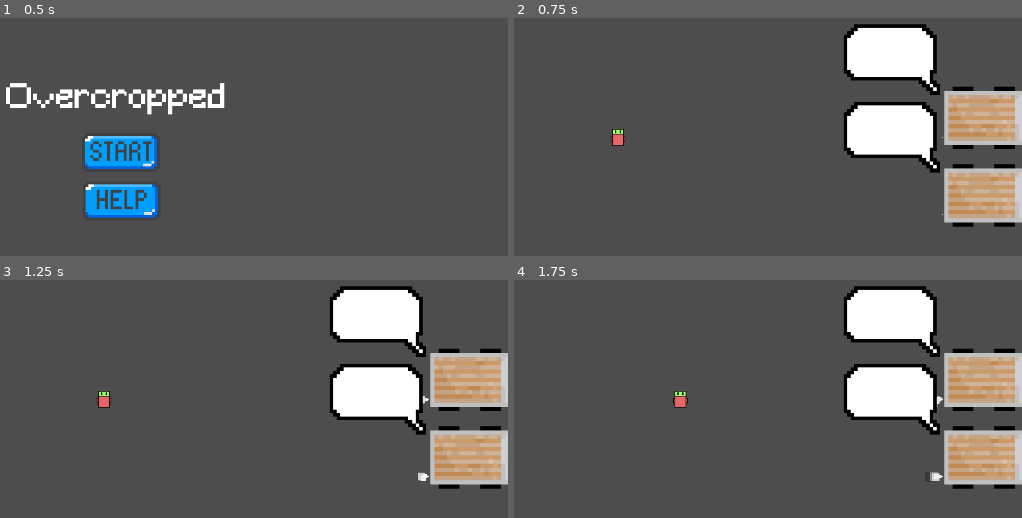
Above: before the commit, frames 1-4 (two rows, left to right).
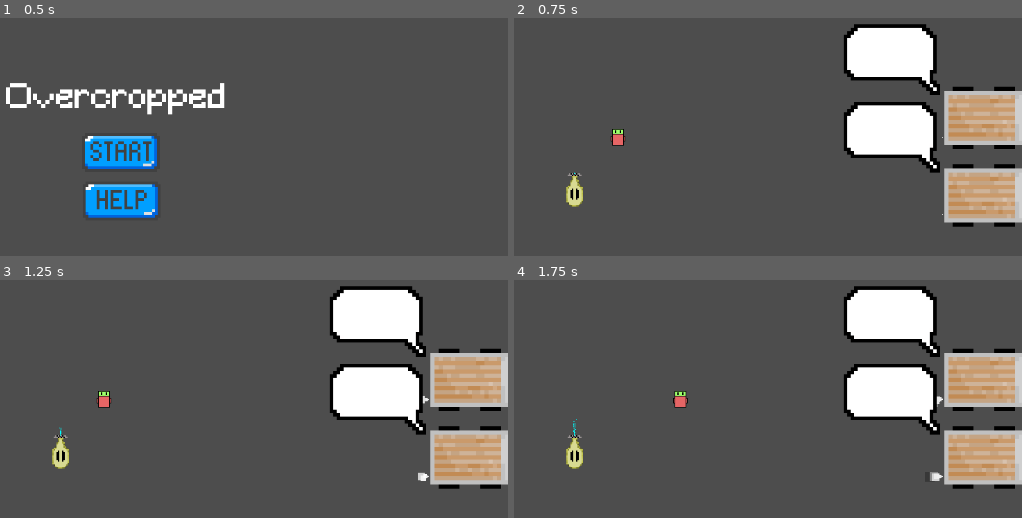
Above: after the commit, the same moments.

Repository: Bratah123/NewYearNewSkillsJam
Game: Godot game, scene res://game/main_menu.tscn
Same seed, same stepped clock (60 frames per second), same inputs: the game is played once before the commit and once after it.
Inputs (mouse positions are in pixels of both pictures, inside the frame that each line leads up to):
- Up to frame 1 (0.5 s): no input
- Up to frame 2 (0.75 s): click (635, 153) at 0.5 s
- Up to frame 3 (1.25 s): no input
- Up to frame 4 (1.75 s): tap Enter at 1.25 s; hold D (right) from 1.28 s (still down)

Frame 1 is identical in both runs. In frame 2, 0.4% of the frame differs, in the area x 10-14%, y 64-80%; in frame 3, 0.4%; in frame 4, 0.4%, in the area x 10-14%, y 58-80%.

Commit message:
FEAT: Create grabbables and a watering can

Diff:
--- a/game/game.tscn
+++ b/game/game.tscn
@@ -1,9 +1,13 @@
-[gd_scene load_steps=3 format=3 uid="uid://mpibfbaekv2f"]
+[gd_scene load_steps=4 format=3 uid="uid://mpibfbaekv2f"]
 
 [ext_resource type="PackedScene" uid="uid://bonbjxcg5jnt1" path="res://game/truck.tscn" id="1_a5mrr"]
 [ext_resource type="PackedScene" uid="uid://bmv15mn7wtyit" path="res://game/player.tscn" id="2_ra5ri"]
+[ext_resource type="PackedScene" uid="uid://bxkcjb36kf375" path="res://game/grabbables/watering_can.tscn" id="3_dhshf"]
 
 [node name="Game" type="Node2D"]
+
+[node name="Grabbable" parent="." instance=ExtResource("3_dhshf")]
+position = Vector2(507, 396)
 
 [node name="Player" parent="." instance=ExtResource("2_ra5ri")]
 position = Vector2(570, 315)
--- a/game/grabbables/grabbable.tscn
+++ b/game/grabbables/grabbable.tscn
@@ -1,15 +1,18 @@
 [gd_scene load_steps=3 format=3 uid="uid://choeyphmk4ggm"]
 
 [sub_resource type="PhysicsMaterial" id="PhysicsMaterial_0ftv0"]
+friction = 0.0
 bounce = 1.0
 
 [sub_resource type="CircleShape2D" id="CircleShape2D_chwfx"]
+radius = 9.51315
 
 [node name="Grabbable" type="RigidBody2D"]
 physics_material_override = SubResource("PhysicsMaterial_0ftv0")
 gravity_scale = 0.0
 
 [node name="CollisionShape2D" type="CollisionShape2D" parent="."]
+scale = Vector2(2, 2)
 shape = SubResource("CircleShape2D_chwfx")
 
-[node name="Sprite2D" type="Sprite2D" parent="."]
+[node name="Sprite2D" type="Sprite2D" parent="CollisionShape2D"]
--- a/game/grabbables/watering_can.tscn
+++ b/game/grabbables/watering_can.tscn
@@ -1,5 +1,31 @@
-[gd_scene load_steps=2 format=3 uid="uid://bxkcjb36kf375"]
+[gd_scene load_steps=5 format=3 uid="uid://bxkcjb36kf375"]
 
-[ext_resource type="PackedScene" uid="uid://choeyphmk4ggm" path="res://game/grabbables/grabbable.tscn" id="1_2jcuq"]
+[ext_resource type="PackedScene" uid="uid://choeyphmk4ggm" path="res://game/grabbables/grabbable.tscn" id="1_g1yxk"]
+[ext_resource type="Texture2D" uid="uid://bc2tbxake2pqx" path="res://assets/watering_can.png" id="2_or36v"]
 
-[node name="Grabbable" instance=ExtResource("1_2jcuq")]
+[sub_resource type="CapsuleShape2D" id="CapsuleShape2D_jicr4"]
+radius = 6.5
+height = 19.0
+
+[sub_resource type="ParticleProcessMaterial" id="ParticleProcessMaterial_3jxg5"]
+particle_flag_disable_z = true
+gravity = Vector3(0, -98, 0)
+turbulence_enabled = true
+turbulence_noise_strength = 0.0
+turbulence_noise_scale = 0.0
+
+[node name="Grabbable" instance=ExtResource("1_g1yxk")]
+
+[node name="CollisionShape2D" parent="." index="0"]
+shape = SubResource("CapsuleShape2D_jicr4")
+
+[node name="Sprite2D" parent="CollisionShape2D" index="0"]
+position = Vector2(0, -5.5)
+texture = ExtResource("2_or36v")
+
+[node name="GPUParticles2D" type="GPUParticles2D" parent="." index="1"]
+modulate = Color(0, 1, 1, 1)
+texture_filter = 1
+position = Vector2(0, -28)
+amount = 50
+process_material = SubResource("ParticleProcessMaterial_3jxg5")
